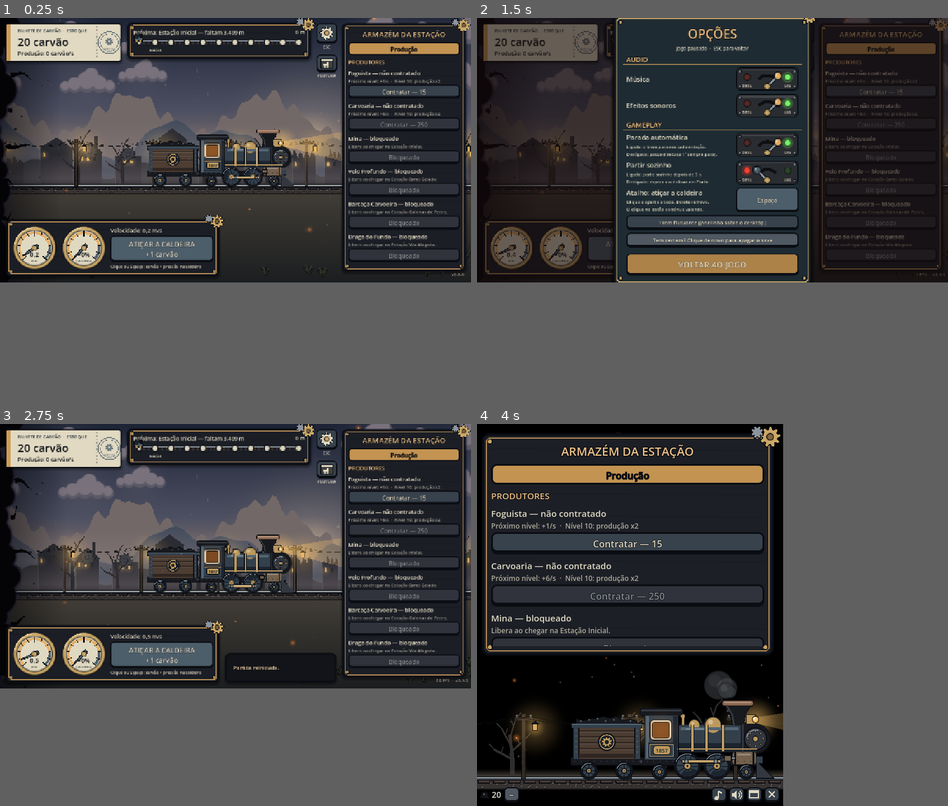
Above: before the commit, frames 1-4 (two rows, left to right).
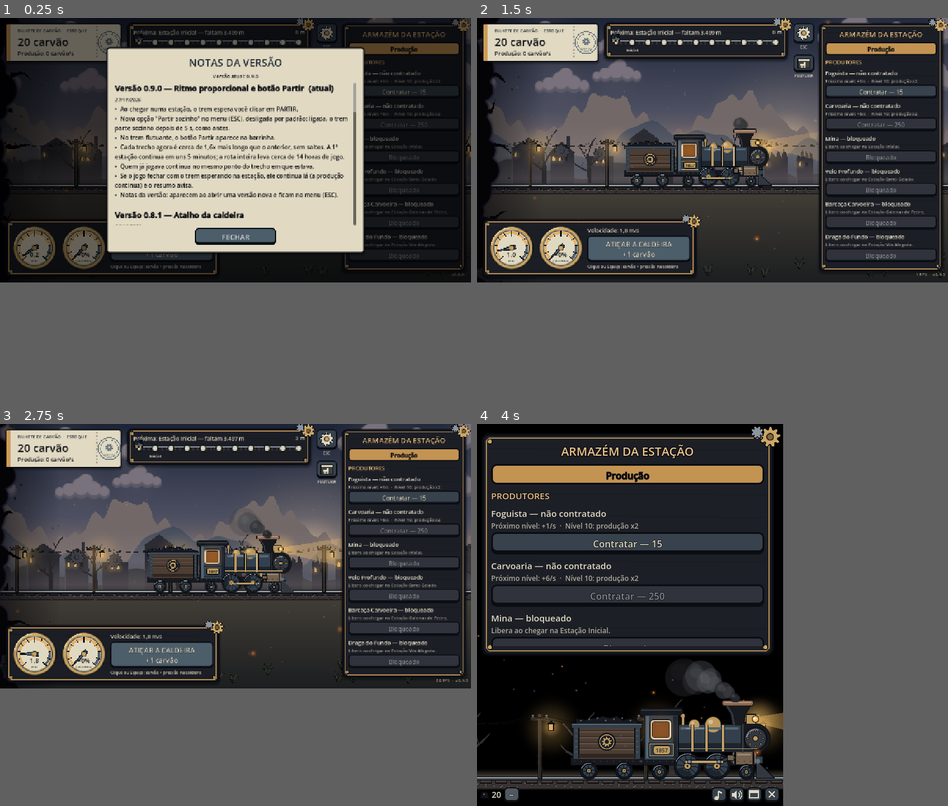
Above: after the commit, the same moments.

Repository: pedro-juv/long-train-journey
Game: Godot game, scene res://scenes/main.tscn
Same seed, same stepped clock (60 frames per second), same inputs: the game is played once before the commit and once after it. Sound files missing from this copy of the repository are replaced by a short silence.
Inputs (mouse positions are in pixels of both pictures, inside the frame that each line leads up to):
- Up to frame 1 (0.25 s): no input
- Up to frame 2 (1.5 s): click (801, 33) at 0.5 s; click (717, 239) at 1.25 s, where only the run before the commit has a clickable "Reiniciar partida (apaga o sa…"
- Up to frame 3 (2.75 s): click (235, 645) at 2 s, where only the run before the commit has a clickable "Tem certeza? Clique de novo p…"
- Up to frame 4 (4 s): click (801, 469) at 2.75 s; click "+" at 3.5 s

The runs differ from the first frame. In frame 1, 49% of the frame differs, in the area x 0-100%, y 0-68%; in frame 2, 44%; in frame 3, 4.9%; in frame 4, 3.2%.

Commit message:
Notas da versão no jogo; CHANGELOG fora do Git
- Notas da versão abrem na 1ª vez de cada versão e ficam no menu ESC
  (histórico de todas as versões, escrito para o jogador)
- CHANGELOG.md passa a ser privado (gitignore), como os outros .md
- Comentário de temas sem referências a jogos de terceiros

Co-Authored-By: Claude Opus 5.5 <noreply@anthropic.com>

Diff:
--- a/scenes/main.tscn
+++ b/scenes/main.tscn
@@ -6,6 +6,7 @@
 [ext_resource type="Script" path="res://scenes/audio_director.gd" id="4_audio"]
 [ext_resource type="PackedScene" path="res://scenes/options_menu.tscn" id="5_options"]
 [ext_resource type="Script" path="res://scenes/float_mode.gd" id="6_float"]
+[ext_resource type="Script" path="res://scenes/patch_notes.gd" id="7_notes"]
 
 [node name="Main" type="Node"]
 
@@ -27,3 +28,6 @@
 
 [node name="FloatMode" type="Node" parent="."]
 script = ExtResource("6_float")
+
+[node name="PatchNotes" type="CanvasLayer" parent="."]
+script = ExtResource("7_notes")
--- a/scenes/options_menu.gd
+++ b/scenes/options_menu.gd
@@ -12,6 +12,7 @@
 ##                           mantida ao reiniciar a partida)
 ##   Partir sozinho       -> GameController/GameState (save da partida; padrão desligado)
 ##   Atalho da caldeira   -> Hotkeys (user://settings.cfg; padrão Espaço)
+##   Notas da versão      -> PatchNotes (abre por cima do menu)
 ##   Trem flutuante       -> FloatMode (só no desktop; não aparece na Web)
 ##   Reiniciar partida    -> pede confirmação (clique duas vezes)
 
@@ -20,6 +21,7 @@
 @export var view_path: NodePath = NodePath("../TrainView")
 @export var hud_path: NodePath = NodePath("../HUD")
 @export var float_path: NodePath = NodePath("../FloatMode")
+@export var notes_path: NodePath = NodePath("../PatchNotes")
 
 ## Segundos para confirmar o reinício (segundo clique).
 const RESET_CONFIRM_SECONDS := 3.0
@@ -161,7 +163,25 @@
 
 
 ## "Trem flutuante" (desktop): fecha o menu e vira a janelinha.
+## Linha com "Notas da versão" e (no desktop) "Trem flutuante".
 func _add_float_button() -> void:
+	var row := HBoxContainer.new()
+	row.name = "ExtraRow"
+	row.add_theme_constant_override("separation", 8)
+	_reset_button.get_parent().add_child(row)
+	_reset_button.get_parent().move_child(row, _reset_button.get_index())
+	var notes := Button.new()
+	notes.name = "NotesButton"
+	notes.text = "Notas da versão"
+	notes.custom_minimum_size = Vector2(0, 40)
+	notes.size_flags_horizontal = Control.SIZE_EXPAND_FILL
+	notes.add_theme_font_size_override("font_size", 14)
+	notes.focus_mode = Control.FOCUS_NONE
+	notes.pressed.connect(func():
+		var pn := get_node_or_null(notes_path)
+		if pn:
+			pn.open())
+	row.add_child(notes)
 	var float_mode := get_node_or_null(float_path)
 	if float_mode == null or not FloatMode.supported():
 		return
@@ -169,13 +189,14 @@
 	b.name = "FloatButton"
 	b.text = "Trem flutuante (janelinha sobre o desktop)"
 	b.custom_minimum_size = Vector2(0, 40)
+	b.size_flags_horizontal = Control.SIZE_EXPAND_FILL
+	b.size_flags_stretch_ratio = 1.6
 	b.add_theme_font_size_override("font_size", 14)
 	b.focus_mode = Control.FOCUS_NONE
 	b.pressed.connect(func():
 		close(true)
 		float_mode.enter())
-	_reset_button.get_parent().add_child(b)
-	_reset_button.get_parent().move_child(b, _reset_button.get_index())
+	row.add_child(b)
 
 
 func _input(event: InputEvent) -> void:
--- /dev/null
+++ b/scenes/patch_notes.gd
@@ -0,0 +1,147 @@
+class_name PatchNotes
+extends CanvasLayer
+## Notas da versão: abrem sozinhas na primeira vez que o jogo abre numa versão
+## nova e podem ser vistas de novo pelo menu de opções (ESC).
+## A última versão vista fica em user://settings.cfg ("patch_notes"/"last_seen").
+
+const SETTINGS_PATH := "user://settings.cfg"
+
+@export var float_path: NodePath = NodePath("../FloatMode")
+
+var is_open: bool = false
+
+var _root: Control
+var _board: PanelContainer
+var _text: RichTextLabel
+var _close_button: Button
+var _subtitle: Label
+
+
+static func current_version() -> String:
+	return str(ProjectSettings.get_setting("application/config/version", ""))
+
+
+static func last_seen_version() -> String:
+	var cfg := ConfigFile.new()
+	if cfg.load(SETTINGS_PATH) != OK:
+		return ""
+	return str(cfg.get_value("patch_notes", "last_seen", ""))
+
+
+## Abre sozinha? Só quando a versão atual tem notas e ainda não foi vista.
+static func should_show_on_start() -> bool:
+	var v := current_version()
+	return v != "" and PatchNotesData.has_version(v) and last_seen_version() != v
+
+
+static func mark_seen() -> void:
+	var cfg := ConfigFile.new()
+	cfg.load(SETTINGS_PATH)   # mantém as outras seções (áudio, atalho, janela)
+	cfg.set_value("patch_notes", "last_seen", current_version())
+	cfg.save(SETTINGS_PATH)
+
+
+func _ready() -> void:
+	layer = 30   # acima do menu de opções (20)
+	process_mode = Node.PROCESS_MODE_ALWAYS
+	_build()
+	_root.visible = false
+	_show_on_start.call_deferred()
+
+
+func _show_on_start() -> void:
+	if should_show_on_start():
+		open()
+
+
+func open() -> void:
+	var float_mode := get_node_or_null(float_path)
+	if float_mode and float_mode.active:
+		return   # na janelinha não cabe; fica para a próxima vez
+	_subtitle.text = "Versão atual: %s" % current_version()
+	_text.text = PatchNotesData.to_bbcode(current_version())
+	_text.scroll_to_line(0)
+	_root.visible = true
+	is_open = true
+	mark_seen()
+
+
+func close() -> void:
+	_root.visible = false
+	is_open = false
+
+
+func _input(event: InputEvent) -> void:
+	if not is_open:
+		return
+	var key := event as InputEventKey
+	var closes := event.is_action_pressed("toggle_options") or (key != null and key.pressed and not key.echo and key.keycode in [KEY_ESCAPE, KEY_ENTER, KEY_KP_ENTER])
+	if closes:
+		close()
+	if closes or key != null:
+		get_viewport().set_input_as_handled()   # com as notas abertas o teclado não age no jogo
+
+
+func _build() -> void:
+	_root = Control.new()
+	_root.name = "Root"
+	_root.set_anchors_preset(Control.PRESET_FULL_RECT)
+	_root.mouse_filter = Control.MOUSE_FILTER_STOP
+	add_child(_root)
+	var dim := ColorRect.new()
+	dim.color = Color(0, 0, 0, 0.55)
+	dim.set_anchors_preset(Control.PRESET_FULL_RECT)
+	dim.mouse_filter = Control.MOUSE_FILTER_IGNORE
+	_root.add_child(dim)
+
+	var center := CenterContainer.new()
+	center.set_anchors_preset(Control.PRESET_FULL_RECT)
+	center.mouse_filter = Control.MOUSE_FILTER_IGNORE
+	_root.add_child(center)
+	_board = PanelContainer.new()
+	_board.name = "Board"
+	_board.custom_minimum_size = Vector2(700, 560)
+	var paper := HudSkin.ticket_style()
+	paper.set_content_margin_all(22)
+	_board.add_theme_stylebox_override("panel", paper)
+	center.add_child(_board)
+
+	var vbox := VBoxContainer.new()
+	vbox.add_theme_constant_override("separation", 8)
+	_board.add_child(vbox)
+	var title := Label.new()
+	title.text = "NOTAS DA VERSÃO"
+	title.horizontal_alignment = HORIZONTAL_ALIGNMENT_CENTER
+	title.add_theme_font_size_override("font_size", 28)
+	title.add_theme_color_override("font_color", HudSkin.WINE)
+	vbox.add_child(title)
+	_subtitle = Label.new()
+	_subtitle.horizontal_alignment = HORIZONTAL_ALIGNMENT_CENTER
+	_subtitle.add_theme_font_size_override("font_size", 14)
+	_subtitle.add_theme_color_override("font_color", HudSkin.INK)
+	vbox.add_child(_subtitle)
+
+	_text = RichTextLabel.new()
+	_text.name = "Text"
+	_text.bbcode_enabled = true
+	_text.scroll_active = true
+	_text.size_flags_vertical = Control.SIZE_EXPAND_FILL
+	_text.add_theme_font_size_override("normal_font_size", 16)
+	_text.add_theme_font_size_override("bold_font_size", 16)
+	_text.add_theme_font_size_override("italics_font_size", 16)
+	_text.add_theme_color_override("default_color", HudSkin.INK)
+	_text.add_theme_constant_override("line_separation", 3)
+	vbox.add_child(_text)
+
+	_close_button = Button.new()
+	_close_button.name = "CloseButton"
+	_close_button.text = "FECHAR"
+	_close_button.custom_minimum_size = Vector2(220, 46)
+	_close_button.size_flags_horizontal = Control.SIZE_SHRINK_CENTER
+	_close_button.focus_mode = Control.FOCUS_NONE
+	_close_button.add_theme_font_size_override("font_size", 20)
+	_close_button.add_theme_stylebox_override("normal", HudSkin.button_style(HudSkin.WINE_LIGHT))
+	_close_button.add_theme_stylebox_override("hover", HudSkin.button_style(HudSkin.WINE_LIGHT.lightened(0.12)))
+	_close_button.add_theme_stylebox_override("pressed", HudSkin.button_style(HudSkin.WINE, true))
+	_close_button.pressed.connect(close)
+	vbox.add_child(_close_button)
--- /dev/null
+++ b/scenes/patch_notes_data.gd
@@ -0,0 +1,88 @@
+class_name PatchNotesData
+extends RefCounted
+## Notas da versão para o jogador (mais curtas e sem detalhes técnicos que o
+## CHANGELOG.md). A primeira entrada é a versão atual. Ao lançar uma versão
+## nova, acrescente uma entrada no topo.
+
+const NOTES := [
+	{"version": "0.9.0", "date": "27/11/2026", "title": "Ritmo proporcional e botão Partir", "items": [
+		"Ao chegar numa estação, o trem espera você clicar em PARTIR.",
+		"Nova opção \"Partir sozinho\" no menu (ESC), desligada por padrão: ligada, o trem parte sozinho depois de 5 s, como antes.",
+		"No trem flutuante, o botão Partir aparece na barrinha.",
+		"Cada trecho agora é cerca de 1,6x mais longo que o anterior, sem saltos. A 1ª estação continua em uns 5 minutos; a rota inteira leva cerca de 14 horas de jogo.",
+		"Quem já jogava continua no mesmo ponto do trecho em que estava.",
+		"Se o jogo fechar com o trem esperando na estação, ele continua lá (a produção continua) e o resumo avisa.",
+		"Notas da versão: aparecem ao abrir uma versão nova e ficam no menu (ESC).",
+	]},
+	{"version": "0.8.1", "date": "26/11/2026", "title": "Atalho da caldeira", "items": [
+		"Espaço atiça a caldeira (o clique no botão continua valendo). Cada aperto vale um clique.",
+		"A tecla pode ser trocada no menu (ESC); Delete remove o atalho.",
+	]},
+	{"version": "0.8.0", "date": "26/11/2026", "title": "Regiões 6 a 10", "items": [
+		"Cinco regiões novas: Galerias de Pedra, Vila Alagada, Fossa de Latão, Céu de Latão e Mar de Cinzas.",
+		"O cenário da região troca quando o trem sai da estação anterior.",
+		"Cada região tem uma regra (ex.: nas Galerias a chaminé gasta o dobro), avisada na partida, e melhorias para compensar.",
+		"Produtores novos: Veio Profundo, Barcaça Carvoeira, Draga do Fundo, Doca de Dirigíveis e Forja de Brasa.",
+		"Materiais novos (a peça dura o dobro) e peças novas: Vedação e Filtro.",
+		"Distâncias e velocidades grandes aparecem com separador de milhar.",
+	]},
+	{"version": "0.7.0", "date": "26/11/2026", "title": "Offline mais controlado", "items": [
+		"Com o jogo fechado, o trem anda só 10% do tempo e a produção vale 80%.",
+		"O trem nunca chega sozinho numa estação nova: para um pouco antes e espera você voltar.",
+		"O resumo \"Enquanto você esteve fora\" avisa quando o trem está esperando.",
+	]},
+	{"version": "0.6.0", "date": "21/11/2026", "title": "Regiões pós-apocalípticas", "items": [
+		"As estações do ano viraram regiões devastadas: Cidade Tomada, Deserto de Ferrugem, Ruínas Brancas e Ermo Gelado.",
+		"Veículos abandonados perto do trilho e HUD com a cor de cada região.",
+		"Versão para jogar no navegador (o progresso fica salvo no navegador).",
+	]},
+	{"version": "0.5.0", "date": "21/11/2026", "title": "Trem flutuante", "items": [
+		"Botão FLUTUAR: o trem vira uma janelinha transparente sobre o desktop (só no Windows).",
+		"O botão \"+\" abre a loja; arraste para mover e use a alça do canto para mudar o tamanho.",
+		"ESC ou duplo clique no trem volta à janela normal.",
+	]},
+	{"version": "0.4.0", "date": "20/11/2026", "title": "Desenho sombrio e a escuridão", "items": [
+		"Visual novo, mais sombrio, com névoa, lampiões e luzes.",
+		"Algo escuro persegue o trem pela esquerda (não muda a jogabilidade).",
+	]},
+	{"version": "0.3.0", "date": "20/11/2026", "title": "Arte nova, HUD e menu de opções", "items": [
+		"Cenário e locomotiva redesenhados; câmera mais afastada.",
+		"HUD ferroviária com velocímetro e manômetro.",
+		"Menu de opções (ESC ou engrenagem): música, efeitos, parada automática e reiniciar partida.",
+	]},
+	{"version": "0.2.0", "date": "20/11/2026", "title": "Inércia, caldeira e estações", "items": [
+		"O trem acelera e freia aos poucos.",
+		"Atiçar a caldeira dá carvão e pressão: até +30% de velocidade.",
+		"O trem para nas estações; uma peça quebrada faz o trem frear e parar para o conserto.",
+	]},
+	{"version": "0.1.0", "date": "20/11/2026", "title": "Versão inicial", "items": [
+		"Gerar carvão, contratar produtores e comprar melhorias.",
+		"Rota de estações, peças com desgaste e manutenção, progresso offline.",
+	]},
+]
+
+
+## Texto com BBCode para um RichTextLabel (versão atual em destaque).
+static func to_bbcode(current_version: String) -> String:
+	var parts: Array[String] = []
+	for n in NOTES:
+		var head := "Versão %s — %s" % [n["version"], n["title"]]
+		if n["version"] == current_version:
+			head += "  (atual)"
+		var lines: Array[String] = ["[font_size=21][b]%s[/b][/font_size]" % _escape(head),
+			"[font_size=13][i]%s[/i][/font_size]" % n["date"]]
+		for item in n["items"]:
+			lines.append("•  " + _escape(str(item)))
+		parts.append("\n".join(lines))
+	return "\n\n".join(parts)
+
+
+static func has_version(version: String) -> bool:
+	for n in NOTES:
+		if n["version"] == version:
+			return true
+	return false
+
+
+static func _escape(text: String) -> String:
+	return text.replace("[", "[lb]")
--- a/scenes/season_themes.gd
+++ b/scenes/season_themes.gd
@@ -4,7 +4,7 @@
 ##
 ## Cada estação do Balance aponta para um tema pelo campo "theme". O tema vale
 ## a partir da chegada na estação. O mundo é pós-apocalíptico; cada região tem
-## uma cara própria (referências: The Last of Us, Mad Max, NieR: Automata):
+## uma cara própria:
 ##
 ##   inicio   Estação Inicial      pátio industrial enferrujado ao amanhecer, cinzas
 ##   tomada   Cidade Tomada        cidade em ruínas coberta de mato, carros largados, esporos
--- a/tests/capture.gd
+++ b/tests/capture.gd
@@ -21,6 +21,7 @@
 	await get_tree().process_frame
 	var game := _main.get_node("Game")
 	var view := _main.get_node("TrainView")
+	_main.get_node("PatchNotes").close()   # pode abrir sozinha (versão nova)
 	for t in THEMES:
 		var station: int = t[1]
 		if station >= 0:
@@ -75,6 +76,12 @@
 		await get_tree().process_frame
 	get_viewport().get_texture().get_image().save_png(out.path_join("menu.png"))
 	print("capturado: menu")
+	_main.get_node("PatchNotes").open()
+	for i in 30:
+		await get_tree().process_frame
+	get_viewport().get_texture().get_image().save_png(out.path_join("notas.png"))
+	print("capturado: notas")
+	_main.get_node("PatchNotes").close()
 	_main.get_node("OptionsMenu").close()
 	SaveManager.delete_save()
 	get_tree().quit()
--- a/tests/test_scene.gd
+++ b/tests/test_scene.gd
@@ -87,6 +87,7 @@
 	var had_settings := FileAccess.file_exists(SETTINGS_PATH)
 	if had_settings:
 		DirAccess.copy_absolute(ProjectSettings.globalize_path(SETTINGS_PATH), ProjectSettings.globalize_path(SETTINGS_BACKUP))
+	PatchNotes.mark_seen()   # as notas da versão só abrem no teste delas
 
 	var now := Time.get_unix_time_from_system()
 
@@ -329,6 +330,35 @@
 	_check(not get_tree().paused and not _menu().is_open, "reiniciar fecha o menu e despausa")
 	_check(_hud().get_node("%MessageLabel").text.contains("reiniciada"), "aviso de partida reiniciada")
 
+	# --- 5b. Notas da versão ---------------------------------------------------
+	print("Notas da versão")
+	var ncfg := ConfigFile.new()
+	ncfg.load(SETTINGS_PATH)
+	ncfg.set_value("patch_notes", "last_seen", "0.0.0")
+	ncfg.save(SETTINGS_PATH)
+	await _open_game()
+	var pn: PatchNotes = _main.get_node("PatchNotes")
+	_check(pn.is_open and pn.get_node("Root").visible, "versão nova: as notas abrem sozinhas")
+	var ntext := pn._text.get_parsed_text()
+	_check(ntext.contains("Versão %s" % PatchNotes.current_version()) and ntext.contains("Versão 0.1.0"), "notas têm a versão atual e todas as anteriores")
+	_check(PatchNotesData.NOTES[0]["version"] == PatchNotes.current_version(), "a 1ª nota é a versão do projeto (%s)" % PatchNotes.current_version())
+	_check(PatchNotes.last_seen_version() == PatchNotes.current_version(), "versão fica marcada como vista")
+	_check(Hotkeys.stoke_key != KEY_NONE, "atalho continua salvo junto das notas")
+	await _press_esc()
+	_check(not pn.is_open and not _menu().is_open, "ESC fecha as notas (sem abrir o menu)")
+	await _open_game()
+	_check(not _main.get_node("PatchNotes").is_open, "não abre de novo na mesma versão")
+	_menu().open()
+	_menu().get_node("Root/Board/Margin/VBox/ExtraRow/NotesButton").pressed.emit()
+	_check(_main.get_node("PatchNotes").is_open and _menu().is_open, "botão Notas da versão no menu abre as notas por cima")
+	await _press_esc()
+	_check(not _main.get_node("PatchNotes").is_open and _menu().is_open, "ESC fecha as notas e volta ao menu")
+	_main.get_node("PatchNotes").get_node("Root").visible = true
+	_main.get_node("PatchNotes").is_open = true
+	_main.get_node("PatchNotes")._close_button.pressed.emit()
+	_check(not _main.get_node("PatchNotes").is_open, "botão Fechar fecha as notas")
+	_menu().close()
+
 	# --- 6. Modo trem flutuante (desktop) --------------------------------------
 	print("Modo trem flutuante")
 	g = _game()
@@ -337,7 +367,7 @@
 	var fm: FloatMode = _main.get_node("FloatMode")
 	_check(FloatMode.supported(), "modo flutuante disponível no desktop")
 	_check(hud.get_node_or_null("FloatButton") != null, "botão FLUTUAR na HUD")
-	_check(_menu().get_node_or_null("Root/Board/Margin/VBox/FloatButton") != null, "opção Trem flutuante no menu")
+	_check(_menu().get_node_or_null("Root/Board/Margin/VBox/ExtraRow/FloatButton") != null, "opção Trem flutuante no menu")
 	g.state.stock.add(5000.0)
 	var state_before: GameState = g.state
 	var dist_before: float = g.state.train.distance_m
@@ -406,7 +436,7 @@
 	_menu().open()
 	await get_tree().create_timer(1.6, true).timeout   # a placa termina de balançar
 	var board_home: Vector2 = board.position
-	_menu().get_node("Root/Board/Margin/VBox/FloatButton").pressed.emit()
+	_menu().get_node("Root/Board/Margin/VBox/ExtraRow/FloatButton").pressed.emit()
 	await get_tree().process_frame
 	_check(fm.active and not _menu().is_open and not get_tree().paused, "opção do menu liga o modo flutuante e despausa")
 	await _press_esc()
Not shown: 1 places in scenes/main.tscn that only renumber resources
Not shown, added: scenes/patch_notes.gd.uid
Not shown, added: scenes/patch_notes_data.gd.uid
Not shown, removed: CHANGELOG.md
